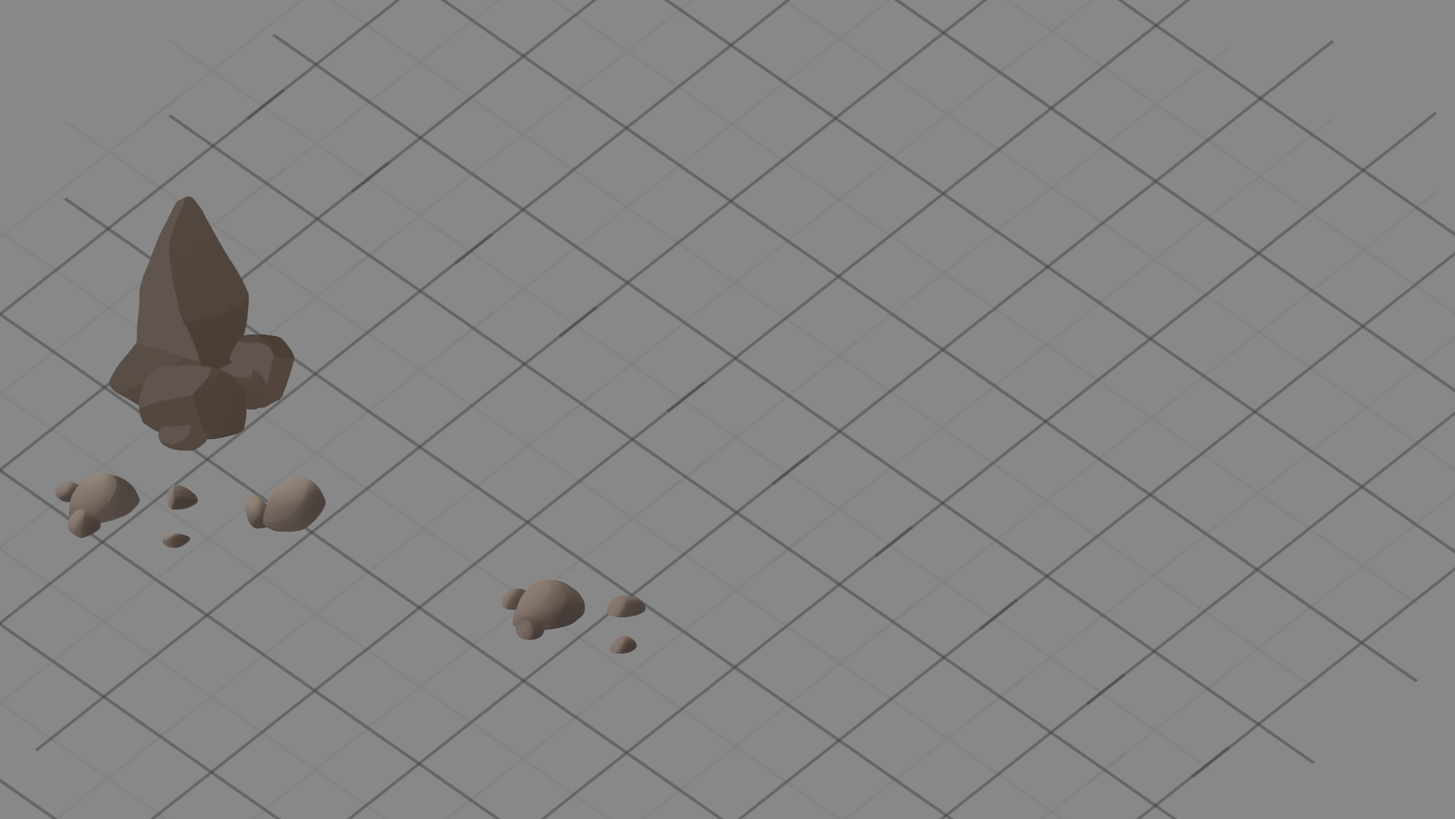
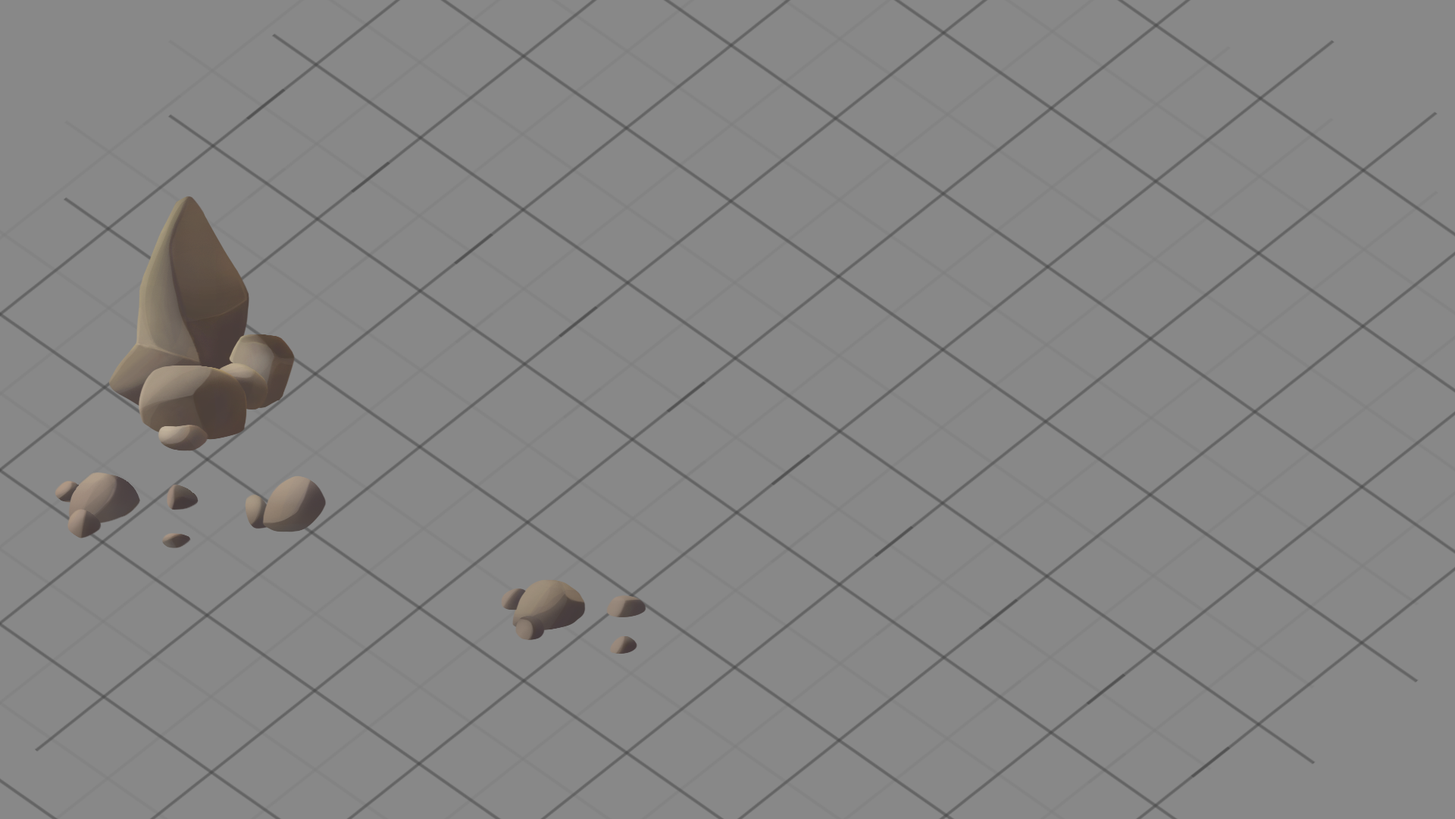
Before/after of a 1455×819 layered artwork. What changed in the layer stack:
painted on "Слой 18" over [157, 424, 210, 451]
painted on "Слой 19" over [137, 365, 248, 440]
painted on "Слой 20" over [213, 363, 270, 411]
painted on "Слой 21" over [228, 334, 295, 407]
painted on "Слой 22" over [108, 195, 251, 409]
painted on "Слой 30" over [501, 579, 646, 654]
painted on "Слой 29" over [501, 579, 610, 640]
painted on "Слой 28" over [54, 472, 198, 549]
painted on "Слой 27" over [54, 472, 176, 549]
painted on "Слой 26" over [247, 475, 326, 532]
painted on "Слой 25" over [244, 484, 293, 532]
